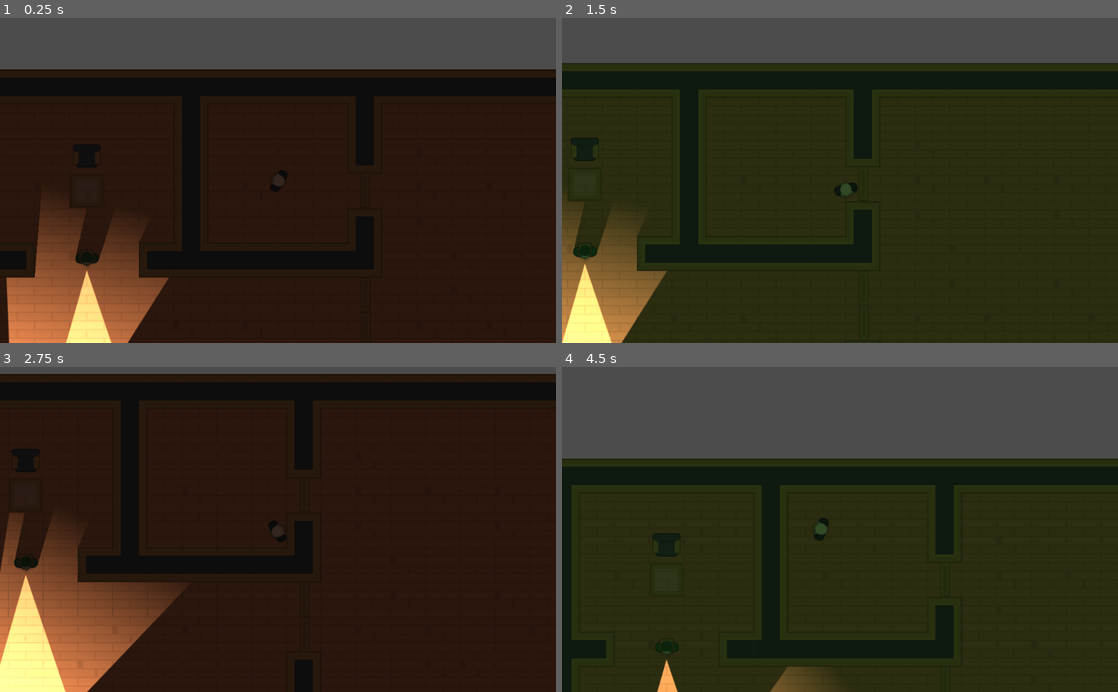
Above: before the commit, frames 1-4 (two rows, left to right).
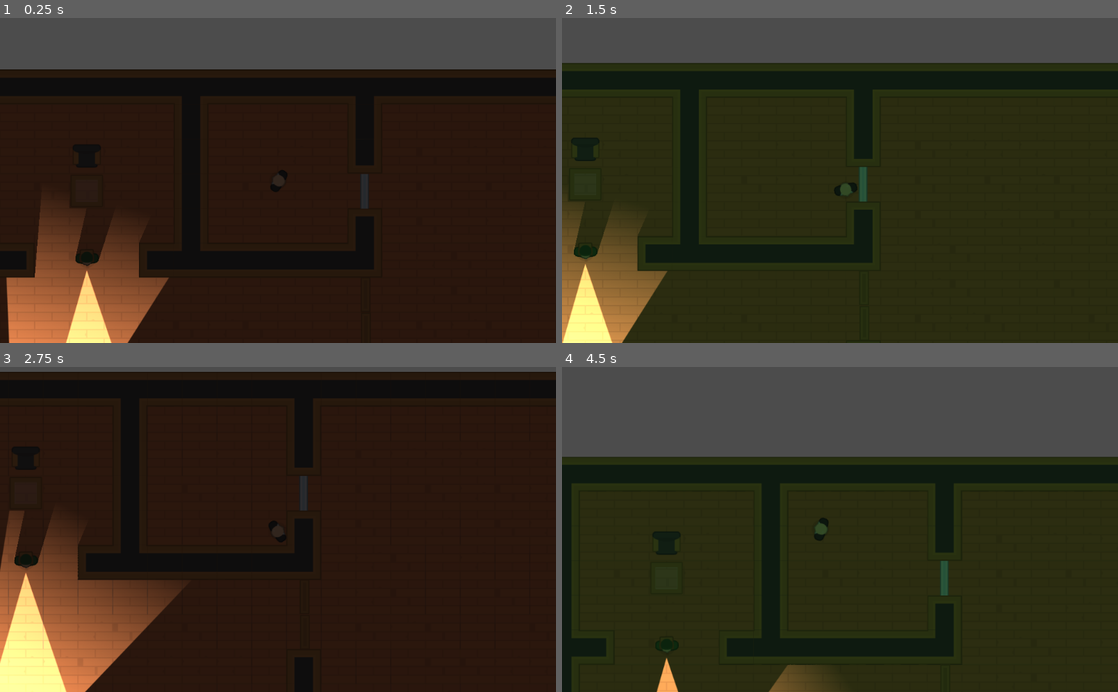
Above: after the commit, the same moments.

Repository: ThierryNathan/HotlineMiamiGodot
Game: Godot game, scene res://Assets/Fases/Level1.2.tscn
Two runs of this game, one before a commit and one after it. Both use one fixed random seed, a clock stepped at 60 frames per second and the inputs below. The project has no main scene, so this scene is started directly.
Inputs (mouse positions are in pixels of both pictures, inside the frame that each line leads up to):
- Up to frame 1 (0.25 s): no input
- Up to frame 2 (1.5 s): tap Enter at 0.5 s; move the mouse to (928, 294) at 0.52 s; hold Right (mover_direita) 0.53-1.28 s; tap F (visão_noturna) at 0.6, 1.35 s; click (928, 294) at 0.67 s; move the mouse to (878, 330) at 1.27 s; hold Down (mover_baixo) from 1.28 s (still down); click (878, 330) at 1.42 s
- Up to frame 3 (2.75 s): move the mouse to (300, 516) at 2.02 s; release Down (mover_baixo) at 2.03 s; hold Right (mover_direita) from 2.03 s (still down); tap F (visão_noturna) at 2.1 s; click (300, 516) at 2.17 s
- Up to frame 4 (4.5 s): move the mouse to (812, 594) at 2.77 s; release Right (mover_direita) at 2.78 s; hold Up (mover_cima) 2.78-3.53 s; tap F (visão_noturna) at 2.85, 3.6, 4.35 s; click (812, 594) at 2.92 s; move the mouse to (1006, 578) at 3.52 s; hold Left (mover_esquerda) from 3.53 s (still down); click (1006, 578) at 3.67 s; move the mouse to (673, 480) at 4.27 s; click (673, 480) at 4.42 s

The runs differ from the first frame. In frame 1, 0.1% of the frame differs, in the area x 64-67%, y 48-59%; in frame 2, 0.3%; in frame 3, 2.7%, in the area x 0-100%, y 1-100%; in frame 4, 2.1%.
Error in both runs: Invalid get index '0' (on base: 'PoolVector2Array'). (res://Assets/Scripts/Guarda.gd:26)

Commit message:
Update - Door locked and Numpad

Diff:
--- a/HOTLINE MIAMI FALSO/Assets/Fases/FaseBase.tscn
+++ b/HOTLINE MIAMI FALSO/Assets/Fases/FaseBase.tscn
@@ -154,3 +154,5 @@
 [node name="Guardas" type="Node2D" parent="."]
 
 [node name="Portas" type="Node" parent="."]
+
+[node name="PortasTrancadas" type="Node" parent="."]
--- a/HOTLINE MIAMI FALSO/Assets/Fases/Level1.2.tscn
+++ b/HOTLINE MIAMI FALSO/Assets/Fases/Level1.2.tscn
@@ -1,9 +1,10 @@
-[gd_scene load_steps=5 format=2]
+[gd_scene load_steps=6 format=2]
 
 [ext_resource path="res://Assets/Fases/FaseBase.tscn" type="PackedScene" id=1]
 [ext_resource path="res://Assets/Personagens/NPCs/Camera.tscn" type="PackedScene" id=2]
 [ext_resource path="res://Assets/Personagens/Guarda.tscn" type="PackedScene" id=3]
 [ext_resource path="res://Assets/Fases/Porta.tscn" type="PackedScene" id=4]
+[ext_resource path="res://Assets/Fases/PortaTrancada.tscn" type="PackedScene" id=5]
 
 [node name="Level1" instance=ExtResource( 1 )]
 position = Vector2( 4, 0 )
@@ -71,6 +72,6 @@
 position = Vector2( 358.123, 480.657 )
 rotation = -1.5708
 
-[node name="Porta3" parent="Portas" index="2" instance=ExtResource( 4 )]
-position = Vector2( 356.892, 222.574 )
+[node name="PortaTrancada" parent="PortasTrancadas" index="0" instance=ExtResource( 5 )]
+position = Vector2( 355.656, 224.373 )
 rotation = 1.5708
--- /dev/null
+++ b/HOTLINE MIAMI FALSO/Assets/Fases/PortaTrancada.tscn
@@ -0,0 +1,22 @@
+[gd_scene load_steps=5 format=2]
+
+[ext_resource path="res://Assets/Fases/Porta.tscn" type="PackedScene" id=1]
+[ext_resource path="res://Assets/GFX/PNG/Tiles/tile_463.png" type="Texture" id=2]
+[ext_resource path="res://Assets/Scripts/PortaTrancada.gd" type="Script" id=3]
+[ext_resource path="res://Assets/Interface/PainelNumerico.tscn" type="PackedScene" id=4]
+
+[node name="PortaTrancada" instance=ExtResource( 1 )]
+script = ExtResource( 3 )
+
+[node name="ImgPorta" parent="." index="1"]
+texture = ExtResource( 2 )
+
+[node name="CanvasLayer" type="CanvasLayer" parent="." index="4"]
+
+[node name="PainelNumerico" parent="CanvasLayer" index="0" instance=ExtResource( 4 )]
+margin_right = 300.0
+margin_bottom = 400.0
+[connection signal="body_entered" from="." to="." method="_on_PortaTrancada_body_entered"]
+[connection signal="body_exited" from="." to="." method="_on_PortaTrancada_body_exited"]
+[connection signal="input_event" from="." to="." method="_on_PortaTrancada_input_event"]
+[connection signal="combinacao_correta" from="CanvasLayer/PainelNumerico" to="." method="_on_PainelNumerico_combinacao_correta"]
--- /dev/null
+++ b/HOTLINE MIAMI FALSO/Assets/Interface/PainelNumerico.tscn
@@ -0,0 +1,193 @@
+[gd_scene load_steps=12 format=2]
+
+[ext_resource path="res://Assets/GFX/Interface/PNG/metalPanel.png" type="Texture" id=1]
+[ext_resource path="res://Assets/GFX/Interface/PNG/glassPanel.png" type="Texture" id=2]
+[ext_resource path="res://Assets/GFX/Interface/Fonts/kenvector_future_thin.ttf" type="DynamicFontData" id=3]
+[ext_resource path="res://Assets/Interface/botao_normal.tres" type="StyleBox" id=4]
+[ext_resource path="res://Assets/Interface/botao_selecionado.tres" type="StyleBox" id=5]
+[ext_resource path="res://Assets/Interface/botao_pressinado.tres" type="StyleBox" id=6]
+[ext_resource path="res://Assets/GFX/Interface/PNG/dotRed.png" type="Texture" id=7]
+[ext_resource path="res://Assets/Scripts/PainelNumerico.gd" type="Script" id=8]
+
+[sub_resource type="DynamicFont" id=3]
+size = 18
+font_data = ExtResource( 3 )
+
+[sub_resource type="DynamicFont" id=1]
+size = 24
+font_data = ExtResource( 3 )
+
+[sub_resource type="Theme" id=2]
+default_font = SubResource( 1 )
+Button/colors/font_color = Color( 0, 0, 0, 1 )
+Button/colors/font_color_disabled = Color( 0.9, 0.9, 0.9, 0.2 )
+Button/colors/font_color_hover = Color( 0, 0, 0, 1 )
+Button/colors/font_color_pressed = Color( 0, 0, 0, 1 )
+Button/constants/hseparation = 2
+Button/fonts/font = SubResource( 3 )
+Button/styles/disabled = null
+Button/styles/focus = null
+Button/styles/hover = ExtResource( 5 )
+Button/styles/normal = ExtResource( 4 )
+Button/styles/pressed = ExtResource( 6 )
+
+[node name="PainelNumerico" type="Popup"]
+margin_right = 40.0
+margin_bottom = 40.0
+rect_min_size = Vector2( 300, 400 )
+theme = SubResource( 2 )
+script = ExtResource( 8 )
+__meta__ = {
+"_edit_use_anchors_": false
+}
+
+[node name="NinePatchRect" type="NinePatchRect" parent="."]
+anchor_right = 1.0
+anchor_bottom = 1.0
+rect_min_size = Vector2( 300, 400 )
+texture = ExtResource( 1 )
+patch_margin_left = 10
+patch_margin_top = 10
+patch_margin_right = 10
+patch_margin_bottom = 10
+__meta__ = {
+"_edit_use_anchors_": false
+}
+
+[node name="VBoxContainer" type="VBoxContainer" parent="."]
+anchor_right = 1.0
+anchor_bottom = 1.0
+margin_top = 13.0
+custom_constants/separation = 40
+__meta__ = {
+"_edit_use_anchors_": false
+}
+
+[node name="DisplayContainer" type="CenterContainer" parent="VBoxContainer"]
+margin_right = 300.0
+margin_bottom = 100.0
+
+[node name="NinePatchRect" type="NinePatchRect" parent="VBoxContainer/DisplayContainer"]
+margin_left = 24.0
+margin_right = 274.0
+margin_bottom = 100.0
+rect_min_size = Vector2( 250, 100 )
+texture = ExtResource( 2 )
+patch_margin_left = 4
+patch_margin_top = 4
+patch_margin_right = 4
+patch_margin_bottom = 4
+
+[node name="Display" type="Label" parent="VBoxContainer/DisplayContainer"]
+margin_left = 150.0
+margin_top = 36.0
+margin_right = 150.0
+margin_bottom = 63.0
+size_flags_horizontal = 3
+custom_colors/font_color = Color( 0.258824, 0.564706, 0.376471, 1 )
+
+[node name="TecladoContainer" type="CenterContainer" parent="VBoxContainer"]
+margin_top = 140.0
+margin_right = 300.0
+margin_bottom = 360.0
+
+[node name="GridContainer" type="GridContainer" parent="VBoxContainer/TecladoContainer"]
+margin_left = 38.0
+margin_right = 262.0
+margin_bottom = 220.0
+custom_constants/vseparation = 20
+custom_constants/hseparation = 52
+columns = 3
+
+[node name="Botao1" type="Button" parent="VBoxContainer/TecladoContainer/GridContainer"]
+margin_right = 40.0
+margin_bottom = 40.0
+rect_min_size = Vector2( 40, 40 )
+text = "1"
+
+[node name="Botao2" type="Button" parent="VBoxContainer/TecladoContainer/GridContainer"]
+margin_left = 92.0
+margin_right = 132.0
+margin_bottom = 40.0
+rect_min_size = Vector2( 40, 40 )
+text = "2"
+
+[node name="Botao3" type="Button" parent="VBoxContainer/TecladoContainer/GridContainer"]
+margin_left = 184.0
+margin_right = 224.0
+margin_bottom = 40.0
+rect_min_size = Vector2( 40, 40 )
+text = "3"
+
+[node name="Botao4" type="Button" parent="VBoxContainer/TecladoContainer/GridContainer"]
+margin_top = 60.0
+margin_right = 40.0
+margin_bottom = 100.0
+rect_min_size = Vector2( 40, 40 )
+text = "4"
+
+[node name="Botao5" type="Button" parent="VBoxContainer/TecladoContainer/GridContainer"]
+margin_left = 92.0
+margin_top = 60.0
+margin_right = 132.0
+margin_bottom = 100.0
+rect_min_size = Vector2( 40, 40 )
+text = "5"
+
+[node name="Botao6" type="Button" parent="VBoxContainer/TecladoContainer/GridContainer"]
+margin_left = 184.0
+margin_top = 60.0
+margin_right = 224.0
+margin_bottom = 100.0
+rect_min_size = Vector2( 40, 40 )
+text = "6"
+
+[node name="Botao7" type="Button" parent="VBoxContainer/TecladoContainer/GridContainer"]
+margin_top = 120.0
+margin_right = 40.0
+margin_bottom = 160.0
+rect_min_size = Vector2( 40, 40 )
+text = "7"
+
+[node name="Botao8" type="Button" parent="VBoxContainer/TecladoContainer/GridContainer"]
+margin_left = 92.0
+margin_top = 120.0
+margin_right = 132.0
+margin_bottom = 160.0
+rect_min_size = Vector2( 40, 40 )
+text = "8"
+
+[node name="Botao9" type="Button" parent="VBoxContainer/TecladoContainer/GridContainer"]
+margin_left = 184.0
+margin_top = 120.0
+margin_right = 224.0
+margin_bottom = 160.0
+rect_min_size = Vector2( 40, 40 )
+text = "9"
+
+[node name="Botao10" type="Button" parent="VBoxContainer/TecladoContainer/GridContainer"]
+margin_top = 180.0
+margin_right = 40.0
+margin_bottom = 220.0
+rect_min_size = Vector2( 40, 40 )
+text = "0"
+
+[node name="Luz" type="TextureRect" parent="VBoxContainer/TecladoContainer/GridContainer"]
+margin_left = 92.0
+margin_top = 180.0
+margin_right = 132.0
+margin_bottom = 220.0
+texture = ExtResource( 7 )
+expand = true
+
+[node name="Botao11" type="Button" parent="VBoxContainer/TecladoContainer/GridContainer"]
+margin_left = 184.0
+margin_top = 180.0
+margin_right = 224.0
+margin_bottom = 220.0
+rect_min_size = Vector2( 40, 40 )
+text = "OK"
+
+[node name="Timer" type="Timer" parent="."]
+one_shot = true
+[connection signal="timeout" from="Timer" to="." method="_on_Timer_timeout"]
--- /dev/null
+++ b/HOTLINE MIAMI FALSO/Assets/Interface/botao_normal.tres
@@ -0,0 +1,7 @@
+[gd_resource type="StyleBoxTexture" load_steps=2 format=2]
+
+[ext_resource path="res://Assets/GFX/Interface/PNG/metalPanel_red.png" type="Texture" id=1]
+
+[resource]
+texture = ExtResource( 1 )
+region_rect = Rect2( 0, 0, 100, 100 )
--- /dev/null
+++ b/HOTLINE MIAMI FALSO/Assets/Interface/botao_pressinado.tres
@@ -0,0 +1,7 @@
+[gd_resource type="StyleBoxTexture" load_steps=2 format=2]
+
+[ext_resource path="res://Assets/GFX/Interface/PNG/metalPanel_green.png" type="Texture" id=1]
+
+[resource]
+texture = ExtResource( 1 )
+region_rect = Rect2( 0, 0, 100, 100 )
--- /dev/null
+++ b/HOTLINE MIAMI FALSO/Assets/Interface/botao_selecionado.tres
@@ -0,0 +1,7 @@
+[gd_resource type="StyleBoxTexture" load_steps=2 format=2]
+
+[ext_resource path="res://Assets/GFX/Interface/PNG/metalPanel_blue.png" type="Texture" id=1]
+
+[resource]
+texture = ExtResource( 1 )
+region_rect = Rect2( 0, 0, 100, 100 )
--- /dev/null
+++ b/HOTLINE MIAMI FALSO/Assets/Scripts/PainelNumerico.gd
@@ -0,0 +1,48 @@
+extends Popup
+
+var combinacao = [4, 0, 0, 2]
+var tentativa = []
+
+onready var display = $VBoxContainer/DisplayContainer/Display
+onready var luz = $VBoxContainer/TecladoContainer/GridContainer/Luz
+
+signal combinacao_correta
+
+func _ready():
+	conectar_botoes()
+
+func conectar_botoes():
+	for filho in $VBoxContainer/TecladoContainer/GridContainer.get_children():
+		if filho is Button:
+			filho.connect("pressed", self, "botao_pressionado", [filho.text])
+
+func botao_pressionado(botao):
+	if botao == "OK":
+		checar_tentativa()
+	else:
+		inserir(int(botao))
+
+func checar_tentativa():
+	if tentativa == combinacao:
+		luz.texture = load("res://Assets/GFX/Interface/PNG/dotGreen.png")
+		$Timer.start()
+	else:
+		reiniciar_trava()
+
+func inserir(botao):
+	tentativa.append(botao)
+	atualizar_display()
+
+func atualizar_display():
+	display.text = PoolStringArray(tentativa).join("")
+	if tentativa.size() == combinacao.size():
+		checar_tentativa()
+
+func reiniciar_trava():
+	luz.texture = load("res://Assets/GFX/Interface/PNG/dotRed.png")
+	display.text = ""
+	tentativa.clear()
+
+func _on_Timer_timeout():
+	emit_signal("combinacao_correta")
+	reiniciar_trava()
--- /dev/null
+++ b/HOTLINE MIAMI FALSO/Assets/Scripts/PortaTrancada.gd
@@ -0,0 +1,20 @@
+extends "res://Assets/Scripts/Porta.gd"
+
+func _on_PortaTrancada_input_event(viewport, event, shape_idx):
+	if Input.is_mouse_button_pressed(BUTTON_LEFT) and pode_clicar:
+		$CanvasLayer/PainelNumerico.popup_centered()
+
+func _on_PortaTrancada_body_exited(body):
+	if body.collision_layer == 1:
+		pode_clicar = false
+		$CanvasLayer/PainelNumerico.hide()
+
+
+func _on_PainelNumerico_combinacao_correta():
+	abrir()
+	$CanvasLayer/PainelNumerico.hide()
+
+
+func _on_PortaTrancada_body_entered(body):
+	if body.collision_layer == 1:
+		pode_clicar = false
